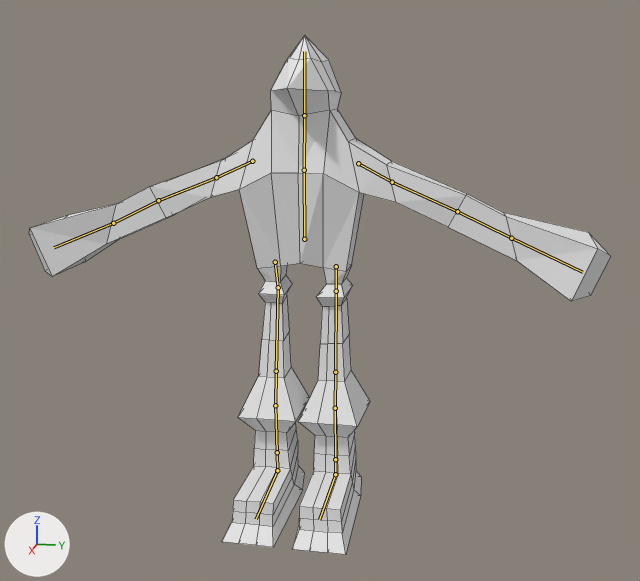
The Blender file Characters/Enemies/Humanoid Bird animations.blend as it was, and as the next commit left it.
One viewpoint serves both versions: a 50 mm lens placed at (23.51, 5.1, 12.21), pointed at (1.11, 0.62, 6.61). The lights are fixed; the arrows at lower left show +X, +Y and +Z. The bones that bend it are drawn over the model as lines. Mesh edges are drawn as thin lines.
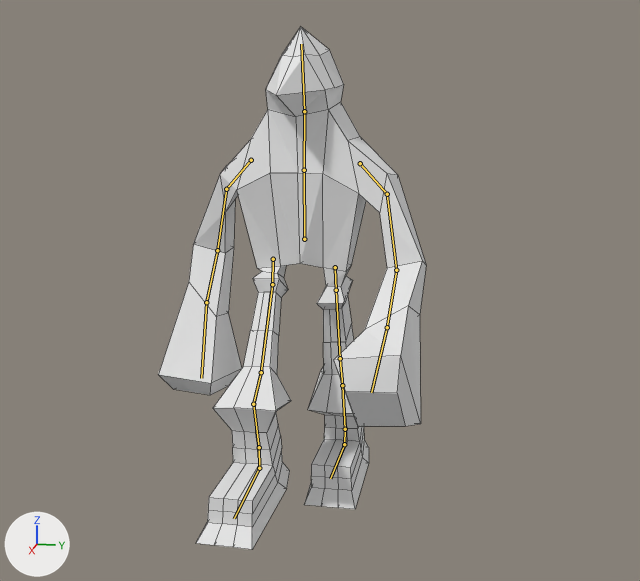
The newer file adds an action. The first version stands in its rest pose; the second is drawn at frame 0 of the action 'Pacing'.

Patch to the scene script:
```diff
--- a/Characters/Enemies/Humanoid Bird animations.blend.py
+++ b/Characters/Enemies/Humanoid Bird animations.blend.py
@@ bone_bone_013 @@
 bone_bone_013 = bpy.data.objects['Armature'].pose.bones['Bone.013']  # child of 'Bone'
-bone_bone_013.location = (0.0, 0.0, 0.0)
-bone_bone_013.rotation_quaternion = (1.0, 0.0, 0.0, 0.0)  # degrees (0, 0, 0)
+bone_bone_013.location = (0.01, -0.15, -0.22)
+bone_bone_013.rotation_quaternion = (0.959, -0.282, -0.027, 0.0)  # degrees (-33, -3, 1)
@@ bone_bone_014 @@
 bone_bone_014 = bpy.data.objects['Armature'].pose.bones['Bone.014']  # child of 'Bone.013'
-bone_bone_014.rotation_quaternion = (1.0, 0.0, 0.0, 0.0)  # degrees (0, 0, 0)
+bone_bone_014.rotation_quaternion = (0.997, -0.074, -0.001, 0.0)  # degrees (-8, 0, 0)
@@ bone_bone_015 @@
 bone_bone_015 = bpy.data.objects['Armature'].pose.bones['Bone.015']  # child of 'Bone.014'
-bone_bone_015.rotation_quaternion = (1.0, 0.0, 0.0, 0.0)  # degrees (0, 0, 0)
+bone_bone_015.rotation_quaternion = (0.984, 0.179, 0.0, 0.0)  # degrees (21, 0, 0)
@@ bone_bone_016 @@
 bone_bone_016 = bpy.data.objects['Armature'].pose.bones['Bone.016']  # child of 'Bone.015'
-bone_bone_016.rotation_quaternion = (1.0, 0.0, 0.0, 0.0)  # degrees (0, 0, 0)
+bone_bone_016.rotation_quaternion = (0.88, 0.474, -0.011, 0.0)  # degrees (57, -1, -1)
@@ bone_bone_017 @@
 bone_bone_017 = bpy.data.objects['Armature'].pose.bones['Bone.017']  # child of 'Bone.016'
-bone_bone_017.rotation_quaternion = (1.0, 0.0, 0.0, 0.0)  # degrees (0, 0, 0)
+bone_bone_017.rotation_quaternion = (0.994, -0.11, 0.0, 0.0)  # degrees (-13, 0, 0)
@@ bone_bone_019 @@
 bone_bone_019 = bpy.data.objects['Armature'].pose.bones['Bone.019']  # child of 'Bone'
-bone_bone_019.location = (0.0, 0.0, 0.0)
-bone_bone_019.rotation_quaternion = (1.0, 0.0, 0.0, 0.0)  # degrees (0, 0, 0)
+bone_bone_019.location = (0.0, -0.01, -0.14)
+bone_bone_019.rotation_quaternion = (0.995, 0.095, -0.001, 0.0)  # degrees (11, 0, 0)
@@ bone_bone_020 @@
 bone_bone_020 = bpy.data.objects['Armature'].pose.bones['Bone.020']  # child of 'Bone.019'
-bone_bone_020.rotation_quaternion = (1.0, 0.0, 0.0, 0.0)  # degrees (0, 0, 0)
+bone_bone_020.rotation_quaternion = (0.997, 0.0, 0.0, 0.076)  # degrees (0, 0, 9)
@@ bone_bone_021 @@
 bone_bone_021 = bpy.data.objects['Armature'].pose.bones['Bone.021']  # child of 'Bone.020'
-bone_bone_021.rotation_quaternion = (1.0, 0.0, 0.0, 0.0)  # degrees (0, 0, 0)
+bone_bone_021.rotation_quaternion = (0.999, 0.0, 0.0, -0.034)  # degrees (0, 0, -4)
@@ bone_bone_022 @@
 bone_bone_022 = bpy.data.objects['Armature'].pose.bones['Bone.022']  # child of 'Bone.021'
-bone_bone_022.rotation_quaternion = (1.0, 0.0, 0.0, 0.0)  # degrees (0, 0, 0)
+bone_bone_022.rotation_quaternion = (0.996, 0.0, -0.001, -0.088)  # degrees (0, 0, -10)
@@ bone_bone_023 @@
 bone_bone_023 = bpy.data.objects['Armature'].pose.bones['Bone.023']  # child of 'Bone.022'
-bone_bone_023.rotation_quaternion = (1.0, 0.0, 0.0, 0.0)  # degrees (0, 0, 0)
+bone_bone_023.rotation_quaternion = (0.988, -0.153, 0.0, 0.0)  # degrees (-18, 0, 0)
@@ bone_bone_001 @@
 bone_bone_001 = bpy.data.objects['Armature'].pose.bones['Bone.001']  # child of 'Bone'
-bone_bone_001.rotation_quaternion = (1.0, 0.0, 0.0, 0.0)  # degrees (0, 0, 0)
-bone_bone_001.scale = (1.0, 1.0, 1.0)
+bone_bone_001.rotation_quaternion = (0.999, 0.0, -0.054, -0.001)  # degrees (0, -6, 0)
+bone_bone_001.scale = (1.07, 1.07, 1.07)
@@ bone_bone_004 @@
 bone_bone_004 = bpy.data.objects['Armature'].pose.bones['Bone.004']  # child of 'Bone.001'
-bone_bone_004.rotation_quaternion = (1.0, 0.0, 0.0, 0.0)  # degrees (0, 0, 0)
+bone_bone_004.rotation_quaternion = (0.976, -0.188, -0.089, -0.062)  # degrees (-21, -11, -5)
@@ bone_bone_005 @@
 bone_bone_005 = bpy.data.objects['Armature'].pose.bones['Bone.005']  # child of 'Bone.004'
-bone_bone_005.rotation_quaternion = (1.0, 0.0, 0.0, 0.0)  # degrees (0, 0, 0)
+bone_bone_005.rotation_quaternion = (0.962, -0.273, 0.0, 0.0)  # degrees (-32, 0, 0)
@@ bone_bone_006 @@
 bone_bone_006 = bpy.data.objects['Armature'].pose.bones['Bone.006']  # child of 'Bone.005'
-bone_bone_006.rotation_quaternion = (1.0, 0.0, 0.0, 0.0)  # degrees (0, 0, 0)
+bone_bone_006.rotation_quaternion = (0.905, -0.095, 0.03, 0.413)  # degrees (-8, 8, 48)
@@ bone_bone_007 @@
 bone_bone_007 = bpy.data.objects['Armature'].pose.bones['Bone.007']  # child of 'Bone.006'
-bone_bone_007.rotation_quaternion = (1.0, 0.0, 0.0, 0.0)  # degrees (0, 0, 0)
+bone_bone_007.rotation_quaternion = (0.97, 0.0, -0.009, -0.244)  # degrees (0, -1, -28)
@@ bone_bone_009 @@
 bone_bone_009 = bpy.data.objects['Armature'].pose.bones['Bone.009']  # child of 'Bone.001'
-bone_bone_009.rotation_quaternion = (1.0, 0.0, 0.0, 0.0)  # degrees (0, 0, 0)
+bone_bone_009.rotation_quaternion = (0.985, -0.15, -0.055, -0.065)  # degrees (-17, -7, -6)
@@ bone_bone_010 @@
 bone_bone_010 = bpy.data.objects['Armature'].pose.bones['Bone.010']  # child of 'Bone.009'
-bone_bone_010.rotation_quaternion = (1.0, 0.0, 0.0, 0.0)  # degrees (0, 0, 0)
+bone_bone_010.rotation_quaternion = (0.946, -0.322, 0.009, -0.045)  # degrees (-38, -1, -5)
@@ bone_bone_011 @@
 bone_bone_011 = bpy.data.objects['Armature'].pose.bones['Bone.011']  # child of 'Bone.010'
-bone_bone_011.rotation_quaternion = (1.0, 0.0, 0.0, 0.0)  # degrees (0, 0, 0)
+bone_bone_011.rotation_quaternion = (0.968, -0.044, -0.021, -0.247)  # degrees (-4, -4, -29)
@@ bone_bone_012 @@
 bone_bone_012 = bpy.data.objects['Armature'].pose.bones['Bone.012']  # child of 'Bone.011'
-bone_bone_012.rotation_quaternion = (1.0, 0.0, 0.0, 0.0)  # degrees (0, 0, 0)
+bone_bone_012.rotation_quaternion = (0.987, 0.017, -0.006, -0.158)  # degrees (2, 0, -18)
@@ bone_bone_002 @@
 bone_bone_002 = bpy.data.objects['Armature'].pose.bones['Bone.002']  # child of 'Bone.001'
-bone_bone_002.rotation_quaternion = (1.0, 0.0, 0.0, 0.0)  # degrees (0, 0, 0)
+bone_bone_002.rotation_quaternion = (0.997, 0.0, 0.0, 0.074)  # degrees (0, 0, 8)
```

What differs and where, as boxes [x1, y1, x2, y2] in the pictures (640 x 581 px):
'Cube', posed (54% narrower)
    before: [29, 36, 611, 554]
    after: [159, 27, 426, 549]
bone 'Bone.013', root to tip
    before: (275, 262) to (278, 287)
    after: (273, 259) to (272, 284)
bone 'Bone.014', root to tip
    before: (278, 287) to (276, 371)
    after: (272, 284) to (261, 372)
bone 'Bone.015', root to tip
    before: (276, 371) to (275, 405)
    after: (261, 372) to (253, 404)
bone 'Bone.016', root to tip
    before: (275, 405) to (277, 452)
    after: (253, 404) to (259, 447)
bone 'Bone.017', root to tip
    before: (277, 452) to (277, 470)
    after: (259, 447) to (259, 468)
bone 'Bone.019', root to tip
    before: (336, 266) to (336, 291)
    after: (335, 267) to (336, 290)
bone 'Bone.020', root to tip
    before: (336, 291) to (335, 372)
    after: (336, 290) to (340, 358)
bone 'Bone.021', root to tip
    before: (335, 372) to (335, 408)
    after: (340, 358) to (342, 385)
bone 'Bone.022', root to tip
    before: (335, 408) to (335, 459)
    after: (342, 385) to (345, 429)
bone 'Bone.023', root to tip
    before: (335, 459) to (335, 474)
    after: (345, 429) to (344, 444)
bone 'Bone.001', root to tip
    before: (304, 170) to (304, 115)
    after: (304, 170) to (304, 111)
bone 'Bone.004', root to tip
    before: (252, 161) to (216, 177)
    after: (251, 160) to (226, 189)
bone 'Bone.005', root to tip
    before: (216, 177) to (158, 200)
    after: (226, 189) to (217, 250)
bone 'Bone.006', root to tip
    before: (158, 200) to (113, 223)
    after: (217, 250) to (206, 302)
bone 'Bone.007', root to tip
    before: (113, 223) to (54, 247)
    after: (206, 302) to (201, 378)
bone 'Bone.009', root to tip
    before: (358, 163) to (392, 182)
    after: (360, 163) to (387, 194)
bone 'Bone.010', root to tip
    before: (392, 182) to (457, 211)
    after: (387, 194) to (396, 270)
bone 'Bone.011', root to tip
    before: (457, 211) to (511, 238)
    after: (396, 270) to (387, 327)
bone 'Bone.012', root to tip
    before: (511, 238) to (582, 272)
    after: (387, 327) to (371, 392)
bone 'Bone.002', root to tip
    before: (304, 115) to (304, 51)
    after: (304, 111) to (301, 44)
